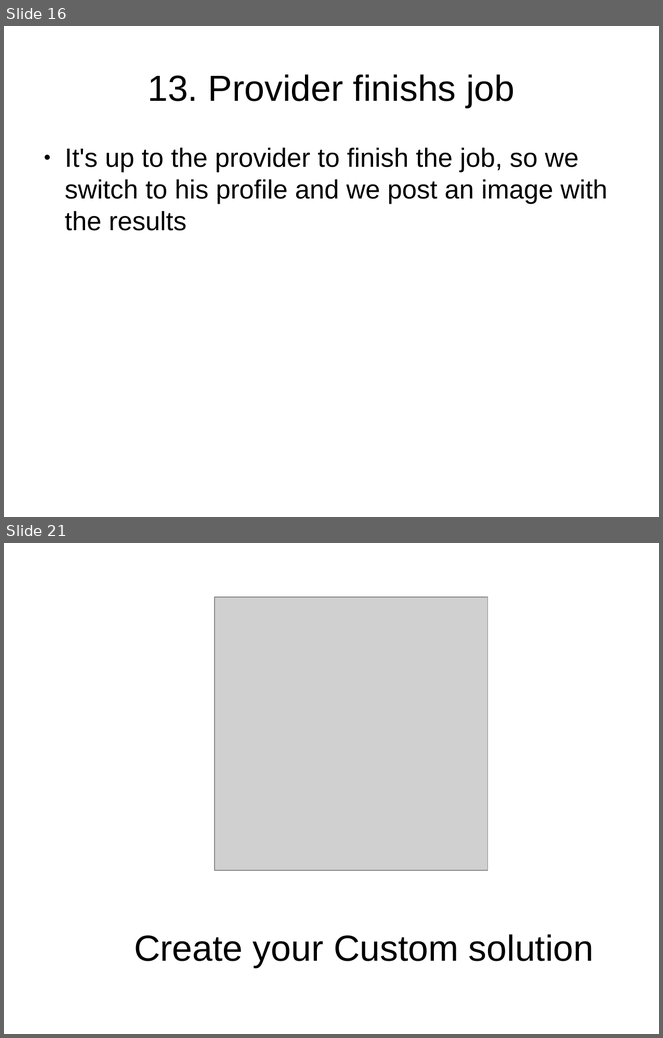
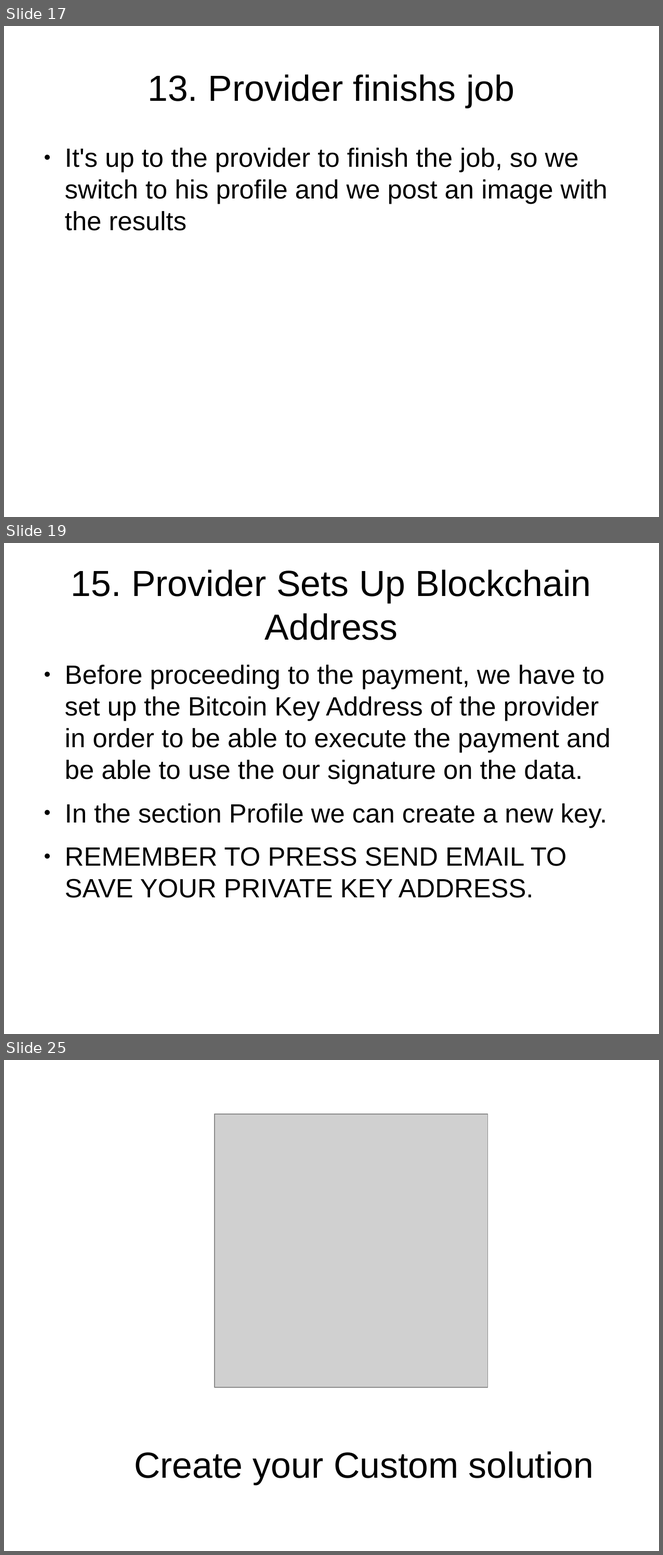
Before and after one commit to EstebanGameDevelopment/YourSharingEconomyApp, a slide deck: TUTORIAL.odp. Shown one above the other, each under a label of ours: slides 16 and 21 before the commit, slides 17, 19 and 25 after it; the slides between them are not shown. The pictures are 663x1038 and 663x1555 pixels, drawn with LibreOffice and Linux fonts; fonts in the diff are those of the drawing; grey boxes stand for pictures. Boxes give left, top, right and bottom in pixels: in the first picture for what was removed or moved away, otherwise in the second. Text is boxed around its words. In the diff, an @@ line names an element or a change of style, - is before the commit and + after.

Commit message:
Presentations updated. Included Blockchain for Sharing Economy App.

```diff
--- a/TUTORIAL.odp
+++ b/TUTORIAL.odp
@@ slide 19 added at (x1=4, y1=543, x2=659, y2=1034), background #FFFFFF @@
@@ title added at (x1=71, y1=570, x2=592, y2=640), 44 pt, text #000000 @@
+15. Provider Sets Up Blockchain Address
@@ text added at (x1=65, y1=665, x2=611, y2=898), 32 pt, text #000000 @@
+● Before proceeding to the payment, we have to set up the Bitcoin Key Address of the provider in order to be able to execute the payment and be able to use the our signature on the data.
+● In the section Profile we can create a new key.
+● REMEMBER TO PRESS SEND EMAIL TO SAVE YOUR PRIVATE KEY ADDRESS.
@@ what was slide 16 is now slide 17 @@
@@ what was slide 21 is now slide 25 @@
```
Also in this commit, not shown: 7 slides changed, 3 other slides added, 2 slides removed, 3 other files.
